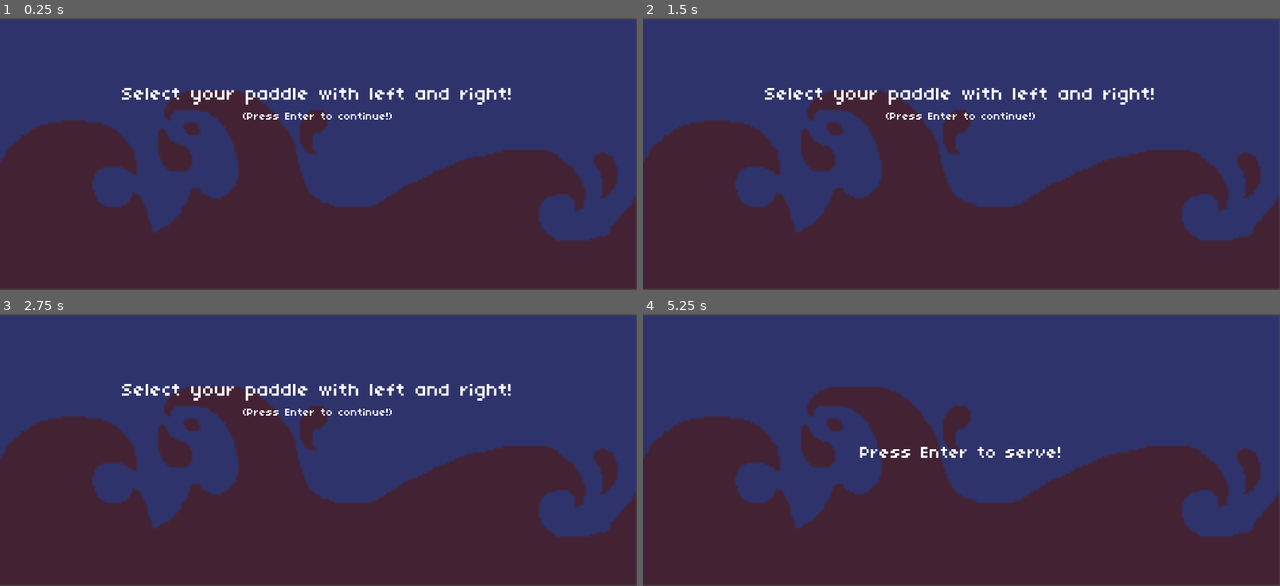
Above: before the commit, frames 1-4 (two rows, left to right).
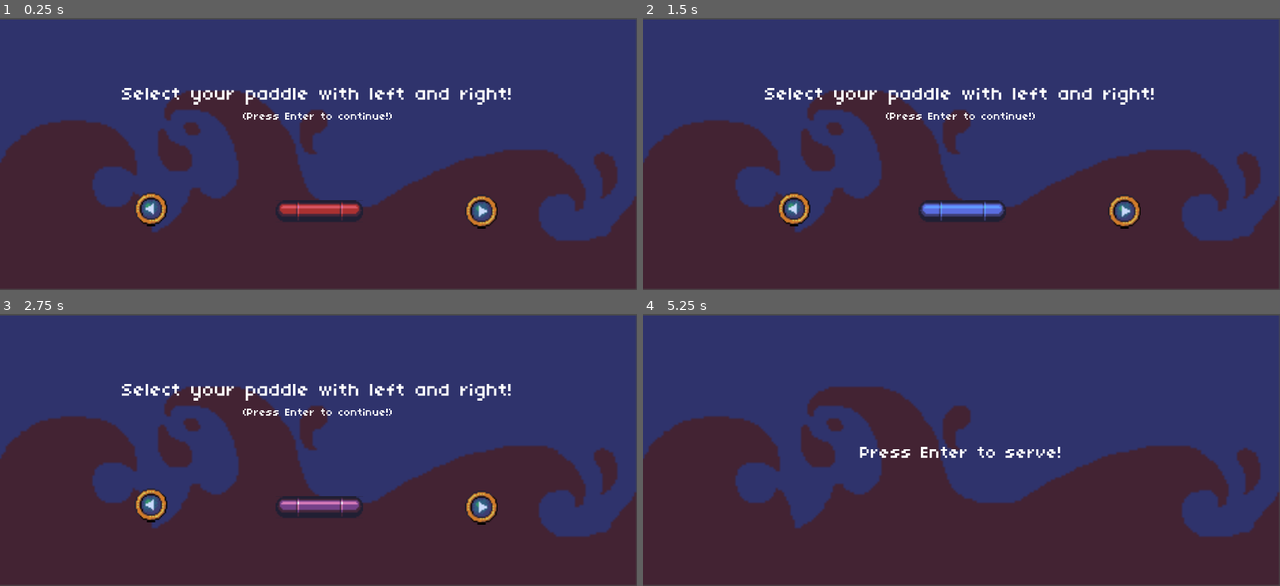
Above: after the commit, the same moments.

Repository: diegocardoso93/CS50G-Godot
Game: Godot game, scene res://Scene/Select.tscn
Two runs of this game, one before a commit and one after it. Both use one fixed random seed, a clock stepped at 60 frames per second and the inputs below. This scene is started directly instead of the project's main scene.
Inputs (mouse positions are in pixels of both pictures, inside the frame that each line leads up to):
- Up to frame 1 (0.25 s): no input
- Up to frame 2 (1.5 s): click (795, 208) at 0.52 s; click (1127, 211) at 1.27 s
- Up to frame 3 (2.75 s): click (152, 504) at 2.02 s
- Up to frame 4 (5.25 s): click (1127, 507) at 2.77 s; click (795, 504) at 3.52 s; click (1127, 507) at 4.27 s; tap Enter (ui_accept) at 5 s; hold Enter (ui_accept) from 5.03 s (still down)

The runs differ from the first frame. In frame 1, 1.7% of the frame differs, in the area x 21-79%, y 64-78%; in frame 2, 1.9%; in frame 3, 1.7%; in frame 4, nothing differs.

Commit message:
paddle select

Diff:
--- /dev/null
+++ b/breakout/Asset/paddle_select.tres
@@ -0,0 +1,66 @@
+[gd_resource type="TileSet" load_steps=3 format=2]
+
+[ext_resource path="res://Asset/arrows.png" type="Texture" id=1]
+[ext_resource path="res://Asset/breakout.png" type="Texture" id=2]
+
+[resource]
+0/name = "arrows.png 0"
+0/texture = ExtResource( 1 )
+0/tex_offset = Vector2( 0, 0 )
+0/modulate = Color( 1, 1, 1, 1 )
+0/region = Rect2( 0, 0, 24, 25 )
+0/tile_mode = 0
+0/occluder_offset = Vector2( 0, 0 )
+0/navigation_offset = Vector2( 0, 0 )
+0/shapes = [  ]
+0/z_index = 0
+1/name = "arrows.png 1"
+1/texture = ExtResource( 1 )
+1/tex_offset = Vector2( 0, 0 )
+1/modulate = Color( 1, 1, 1, 1 )
+1/region = Rect2( 24, 0, 24, 25 )
+1/tile_mode = 0
+1/occluder_offset = Vector2( 0, 0 )
+1/navigation_offset = Vector2( 0, 0 )
+1/shapes = [  ]
+1/z_index = 0
+2/name = "breakout.png 2"
+2/texture = ExtResource( 2 )
+2/tex_offset = Vector2( 0, 0 )
+2/modulate = Color( 1, 1, 1, 1 )
+2/region = Rect2( 32, 96, 64, 16 )
+2/tile_mode = 0
+2/occluder_offset = Vector2( 0, 0 )
+2/navigation_offset = Vector2( 0, 0 )
+2/shapes = [  ]
+2/z_index = 0
+3/name = "breakout.png 3"
+3/texture = ExtResource( 2 )
+3/tex_offset = Vector2( 0, 0 )
+3/modulate = Color( 1, 1, 1, 1 )
+3/region = Rect2( 32, 128, 64, 16 )
+3/tile_mode = 0
+3/occluder_offset = Vector2( 0, 0 )
+3/navigation_offset = Vector2( 0, 0 )
+3/shapes = [  ]
+3/z_index = 0
+4/name = "breakout.png 4"
+4/texture = ExtResource( 2 )
+4/tex_offset = Vector2( 0, 0 )
+4/modulate = Color( 1, 1, 1, 1 )
+4/region = Rect2( 32, 160, 64, 15 )
+4/tile_mode = 0
+4/occluder_offset = Vector2( 0, 0 )
+4/navigation_offset = Vector2( 0, 0 )
+4/shapes = [  ]
+4/z_index = 0
+5/name = "breakout.png 5"
+5/texture = ExtResource( 2 )
+5/tex_offset = Vector2( 0, 0 )
+5/modulate = Color( 1, 1, 1, 1 )
+5/region = Rect2( 31, 64, 65, 16 )
+5/tile_mode = 0
+5/occluder_offset = Vector2( 0, 0 )
+5/navigation_offset = Vector2( 0, 0 )
+5/shapes = [  ]
+5/z_index = 0
--- /dev/null
+++ b/breakout/Asset/paddle_types.tres
@@ -0,0 +1,45 @@
+[gd_resource type="TileSet" load_steps=2 format=2]
+
+[ext_resource path="res://Asset/breakout.png" type="Texture" id=1]
+
+[resource]
+0/name = "breakout.png 0"
+0/texture = ExtResource( 1 )
+0/tex_offset = Vector2( 0, 0 )
+0/modulate = Color( 1, 1, 1, 1 )
+0/region = Rect2( 32, 64, 64, 16 )
+0/tile_mode = 0
+0/occluder_offset = Vector2( 0, 0 )
+0/navigation_offset = Vector2( 0, 0 )
+0/shapes = [  ]
+0/z_index = 0
+1/name = "breakout.png 1"
+1/texture = ExtResource( 1 )
+1/tex_offset = Vector2( 0, 0 )
+1/modulate = Color( 1, 1, 1, 1 )
+1/region = Rect2( 32, 96, 64, 16 )
+1/tile_mode = 0
+1/occluder_offset = Vector2( 0, 0 )
+1/navigation_offset = Vector2( 0, 0 )
+1/shapes = [  ]
+1/z_index = 0
+2/name = "breakout.png 2"
+2/texture = ExtResource( 1 )
+2/tex_offset = Vector2( 0, 0 )
+2/modulate = Color( 1, 1, 1, 1 )
+2/region = Rect2( 32, 128, 64, 16 )
+2/tile_mode = 0
+2/occluder_offset = Vector2( 0, 0 )
+2/navigation_offset = Vector2( 0, 0 )
+2/shapes = [  ]
+2/z_index = 0
+3/name = "breakout.png 3"
+3/texture = ExtResource( 1 )
+3/tex_offset = Vector2( 0, 0 )
+3/modulate = Color( 1, 1, 1, 1 )
+3/region = Rect2( 32, 160, 64, 16 )
+3/tile_mode = 0
+3/occluder_offset = Vector2( 0, 0 )
+3/navigation_offset = Vector2( 0, 0 )
+3/shapes = [  ]
+3/z_index = 0
--- a/breakout/Scene/GameOver.tscn
+++ b/breakout/Scene/GameOver.tscn
@@ -1,6 +1,6 @@
 [gd_scene load_steps=6 format=2]
 
-[ext_resource path="res://Script/Highscores.gd" type="Script" id=1]
+[ext_resource path="res://Script/Gameover.gd" type="Script" id=1]
 [ext_resource path="res://Asset/background.png" type="Texture" id=2]
 [ext_resource path="res://Font/font.ttf" type="DynamicFontData" id=3]
 
@@ -9,10 +9,10 @@
 font_data = ExtResource( 3 )
 
 [sub_resource type="DynamicFont" id=2]
-size = 24
+size = 38
 font_data = ExtResource( 3 )
 
-[node name="Highscores" type="Node2D"]
+[node name="GameOver" type="Node2D"]
 script = ExtResource( 1 )
 
 [node name="background" type="Sprite" parent="."]
@@ -20,21 +20,32 @@
 scale = Vector2( 4.6511, 4.6511 )
 texture = ExtResource( 2 )
 
-[node name="Highscores" type="Label" parent="."]
-margin_top = 5.0
-margin_right = 1399.0
-margin_bottom = 117.0
+[node name="Gameover" type="Label" parent="."]
+margin_left = -2.8501
+margin_top = 178.85
+margin_right = 1396.15
+margin_bottom = 290.85
 custom_fonts/font = SubResource( 1 )
-text = "HIGH SCORES"
+text = "GAME OVER"
+align = 1
+valign = 1
+
+[node name="Finalscore" type="Label" parent="."]
+margin_left = 1.92505
+margin_top = 278.025
+margin_right = 1398.93
+margin_bottom = 317.025
+custom_fonts/font = SubResource( 2 )
+text = "Final Score: 9000"
 align = 1
 valign = 1
 
 [node name="Info" type="Label" parent="."]
 margin_left = 0.5
-margin_top = 544.5
+margin_top = 483.225
 margin_right = 1397.5
-margin_bottom = 581.5
+margin_bottom = 522.225
 custom_fonts/font = SubResource( 2 )
-text = "Press Enter to return to the main screen"
+text = "Press Enter!"
 align = 1
 valign = 1
--- a/breakout/Scene/Highscores.tscn
+++ b/breakout/Scene/Highscores.tscn
@@ -1,6 +1,6 @@
 [gd_scene load_steps=6 format=2]
 
-[ext_resource path="res://Script/Gameover.gd" type="Script" id=1]
+[ext_resource path="res://Script/Highscores.gd" type="Script" id=1]
 [ext_resource path="res://Asset/background.png" type="Texture" id=2]
 [ext_resource path="res://Font/font.ttf" type="DynamicFontData" id=3]
 
@@ -9,10 +9,10 @@
 font_data = ExtResource( 3 )
 
 [sub_resource type="DynamicFont" id=2]
-size = 38
+size = 24
 font_data = ExtResource( 3 )
 
-[node name="GameOver" type="Node2D"]
+[node name="Highscores" type="Node2D"]
 script = ExtResource( 1 )
 
 [node name="background" type="Sprite" parent="."]
@@ -20,32 +20,21 @@
 scale = Vector2( 4.6511, 4.6511 )
 texture = ExtResource( 2 )
 
-[node name="Gameover" type="Label" parent="."]
-margin_left = -2.8501
-margin_top = 178.85
-margin_right = 1396.15
-margin_bottom = 290.85
+[node name="Highscores" type="Label" parent="."]
+margin_top = 5.0
+margin_right = 1399.0
+margin_bottom = 117.0
 custom_fonts/font = SubResource( 1 )
-text = "GAME OVER"
-align = 1
-valign = 1
-
-[node name="Finalscore" type="Label" parent="."]
-margin_left = 1.92505
-margin_top = 278.025
-margin_right = 1398.93
-margin_bottom = 317.025
-custom_fonts/font = SubResource( 2 )
-text = "Final Score: 9000"
+text = "HIGH SCORES"
 align = 1
 valign = 1
 
 [node name="Info" type="Label" parent="."]
 margin_left = 0.5
-margin_top = 483.225
+margin_top = 544.5
 margin_right = 1397.5
-margin_bottom = 522.225
+margin_bottom = 581.5
 custom_fonts/font = SubResource( 2 )
-text = "Press Enter!"
+text = "Press Enter to return to the main screen"
 align = 1
 valign = 1
--- a/breakout/Scene/Select.tscn
+++ b/breakout/Scene/Select.tscn
@@ -1,8 +1,10 @@
-[gd_scene load_steps=6 format=2]
+[gd_scene load_steps=8 format=2]
 
 [ext_resource path="res://Script/Select.gd" type="Script" id=1]
 [ext_resource path="res://Asset/background.png" type="Texture" id=2]
 [ext_resource path="res://Font/font.ttf" type="DynamicFontData" id=3]
+[ext_resource path="res://Asset/paddle_select.tres" type="TileSet" id=4]
+[ext_resource path="res://Asset/paddle_types.tres" type="TileSet" id=5]
 
 [sub_resource type="DynamicFont" id=1]
 size = 42
@@ -37,3 +39,40 @@
 text = "(Press Enter to continue!)"
 align = 1
 valign = 1
+
+[node name="PaddleLeft" type="TextureButton" parent="."]
+margin_left = 296.25
+margin_top = 381.675
+margin_right = 369.25
+margin_bottom = 456.675
+
+[node name="Texture" type="TileMap" parent="PaddleLeft"]
+position = Vector2( 0, 3 )
+scale = Vector2( 3, 3 )
+tile_set = ExtResource( 4 )
+cell_size = Vector2( 24, 24 )
+format = 1
+tile_data = PoolIntArray( 0, 0, 0 )
+
+[node name="PaddleRight" type="TextureButton" parent="."]
+margin_left = 1020.87
+margin_top = 389.031
+margin_right = 1093.87
+margin_bottom = 464.031
+
+[node name="Texture" type="TileMap" parent="PaddleRight"]
+position = Vector2( -358.65, -430.872 )
+scale = Vector2( 3, 3 )
+tile_set = ExtResource( 4 )
+cell_size = Vector2( 24, 24 )
+format = 1
+tile_data = PoolIntArray( 393221, 1, 0 )
+
+[node name="PaddleType" type="TileMap" parent="."]
+position = Vector2( 30, 18 )
+scale = Vector2( 3, 3 )
+tile_set = ExtResource( 5 )
+format = 1
+tile_data = PoolIntArray( 131075, 2, 0 )
+[connection signal="pressed" from="PaddleLeft" to="." method="_on_PaddleLeft_pressed"]
+[connection signal="pressed" from="PaddleRight" to="." method="_on_PaddleRight_pressed"]
--- a/breakout/Script/Highscores.gd
+++ b/breakout/Script/Highscores.gd
@@ -6,8 +6,13 @@
 	var file_read = File.new()
 	file_read.open('user://highscores.save', File.READ)
 	var highscores = file_read.get_var()
-	for score in highscores:
-		print(score)
+	if highscores:
+		for score in highscores:
+			print(score)
+
+func _process(delta):
+	if Input.is_action_pressed('ui_accept'):
+		get_tree().change_scene('res://Scene/Main.tscn')
 
 func save_score(new_score):
 	var file_save = File.new()
--- a/breakout/Script/Select.gd
+++ b/breakout/Script/Select.gd
@@ -1,4 +1,6 @@
 extends Node2D
+
+var selected_paddle = 0
 
 func _ready():
 	pass
@@ -6,3 +8,11 @@
 func _process(delta):
 	if Input.is_action_pressed('ui_accept'):
 		get_tree().change_scene('res://Scene/Start.tscn')
+
+func _on_PaddleLeft_pressed():
+	selected_paddle = selected_paddle - 1 if selected_paddle > 0 else 3
+	$PaddleType.set_cellv(Vector2(3, 2), selected_paddle)
+
+func _on_PaddleRight_pressed():
+	selected_paddle = selected_paddle + 1 if selected_paddle < 3 else 0
+	$PaddleType.set_cellv(Vector2(3, 2), selected_paddle)
